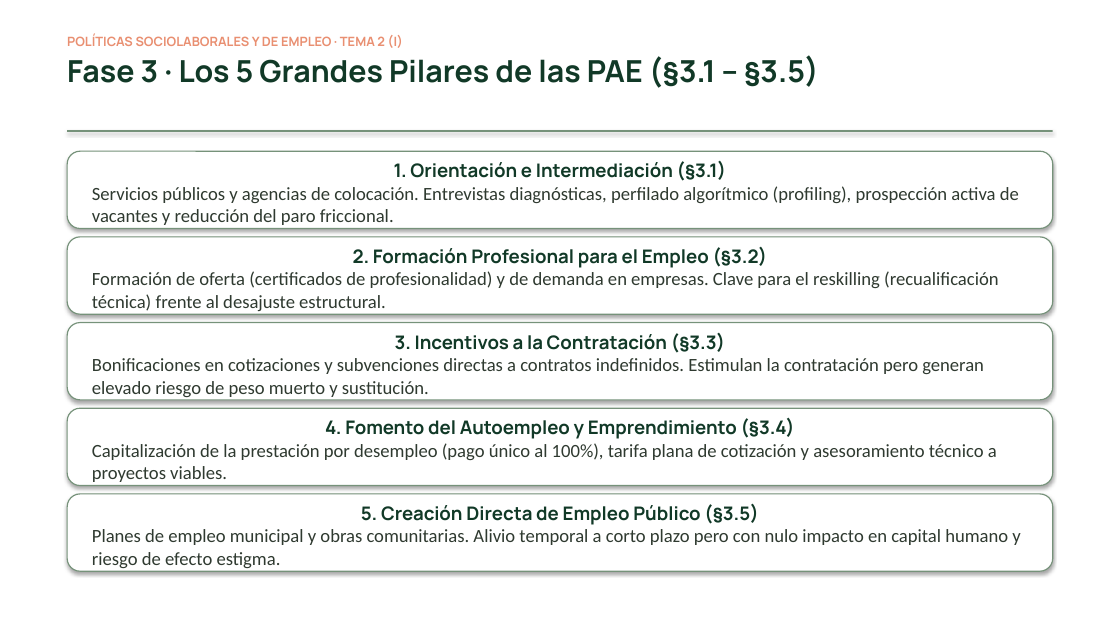
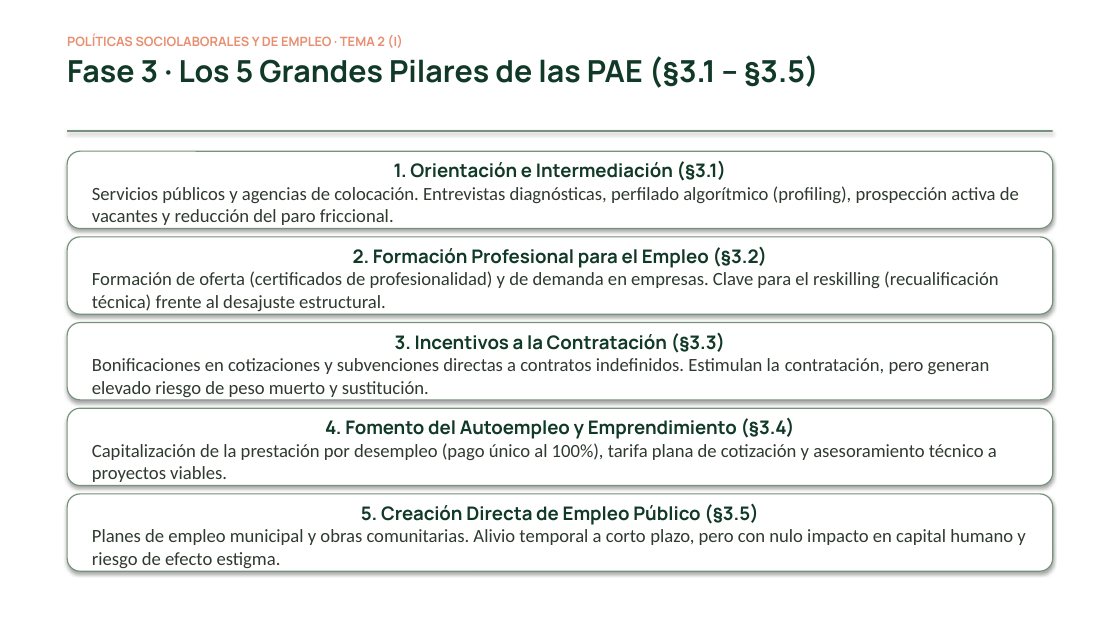
Before and after one commit to mhidper/PSSLL2627, a slide deck: slide 7 of Temas EB/Sesiones EB/Sesion 06/Sesion 06 - Politicas Activas de Empleo.pptx. Drawn at 1120x630 pixels with LibreOffice and Linux fonts; fonts in the diff are those of the drawing. Boxes give left, top, right and bottom in pixels: in the first picture for what was removed or moved away, otherwise in the second. Text is boxed around its words. In the diff, an @@ line names an element or a change of style, - is before the commit and + after.

```diff
--- a/Temas EB/Sesiones EB/Sesion 06/Sesion 06 - Politicas Activas de Empleo.pptx
+++ b/Temas EB/Sesiones EB/Sesion 06/Sesion 06 - Politicas Activas de Empleo.pptx
@@ text in rounded rectangle at box(92, 358, 990, 397): text changed @@
-Bonificaciones en cotizaciones y subvenciones directas a contratos indefinidos. Estimulan la contratación pero generan elevado riesgo de peso muerto y sustitución.
+Bonificaciones en cotizaciones y subvenciones directas a contratos indefinidos. Estimulan la contratación, pero generan elevado riesgo de peso muerto y sustitución.
@@ text in rounded rectangle at box(92, 529, 1025, 571): text changed @@
-Planes de empleo municipal y obras comunitarias. Alivio temporal a corto plazo pero con nulo impacto en capital humano y riesgo de efecto estigma.
+Planes de empleo municipal y obras comunitarias. Alivio temporal a corto plazo, pero con nulo impacto en capital humano y riesgo de efecto estigma.
```
Also in this commit, not shown: 4 other slides changed, 1 slide removed, 5 other files.
